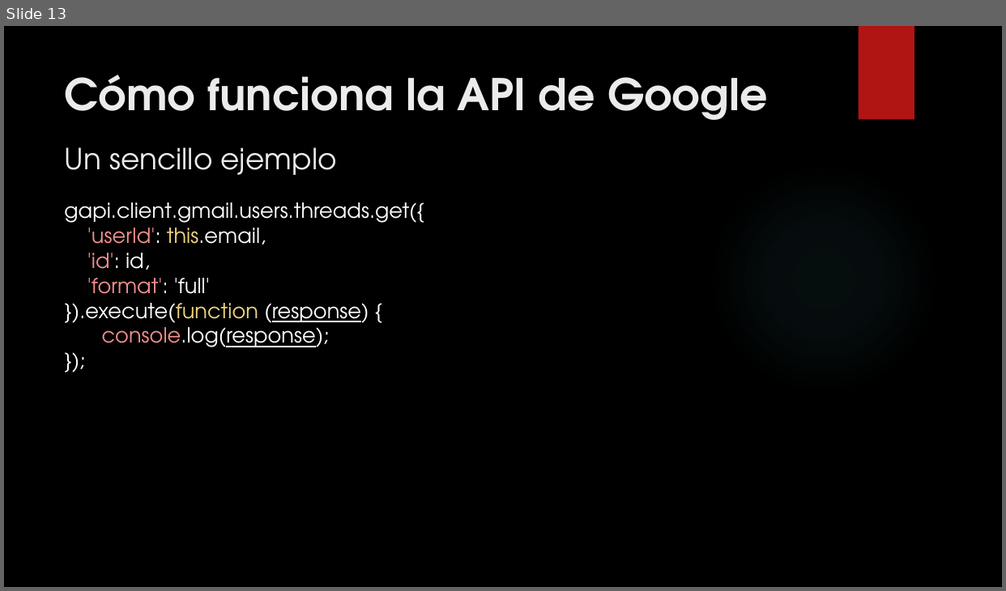
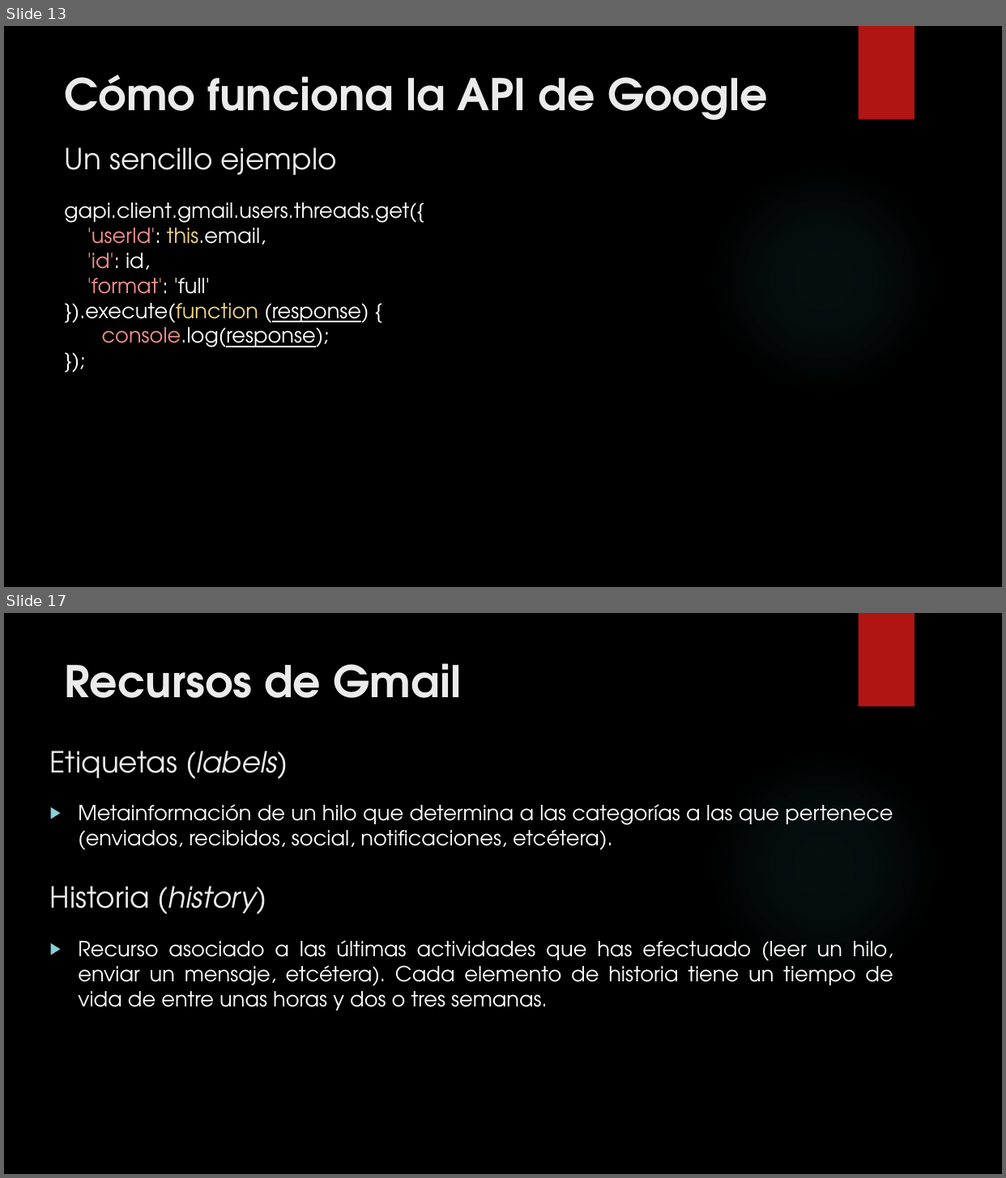
Before and after one commit to Brugarolas/BlackMail, a slide deck: BlackMail.pptx. Shown one above the other, each under a label of ours: slide 13 before the commit, slides 13 and 17 after it; the slides between them are not shown. The pictures are 1006x591 and 1006x1178 pixels, drawn with LibreOffice and Linux fonts; fonts in the diff are those of the drawing; background and template pictures are left out. Boxes give left, top, right and bottom in pixels: in the first picture for what was removed or moved away, otherwise in the second. Text is boxed around its words. In the diff, an @@ line names an element or a change of style, - is before the commit and + after.

```diff
--- a/BlackMail.pptx
+++ b/BlackMail.pptx
@@ slide 17 added at [4,613,1002,1174], background picture (left out); not listed: 2 template elements that a slide beside it also shows @@
@@ title added at [65,663,461,698], 42 pt, text #EBEBEB, bold @@
+Recursos de Gmail
@@ text added at [50,751,288,779], 28 pt, text #EBEBEB @@
+Etiquetas (labels)
@@ text added at [78,804,893,850], 20 pt, text #FFFFFF @@
+▶ Metainformación de un hilo que determina a las categorías a las que pertenece (enviados, recibidos, social, notificaciones, etcétera).
@@ text added at [50,886,267,914], 28 pt, text #EBEBEB @@
+Historia (history)
@@ text added at [78,940,893,1011], 20 pt, text #FFFFFF @@
+▶ Recurso asociado a las últimas actividades que has efectuado (leer un hilo, enviar un mensaje, etcétera). Cada elemento de historia tiene un tiempo de vida de entre unas horas y dos o tres semanas.
```
Also in this commit, not shown: 9 other slides added, 2 other files.
